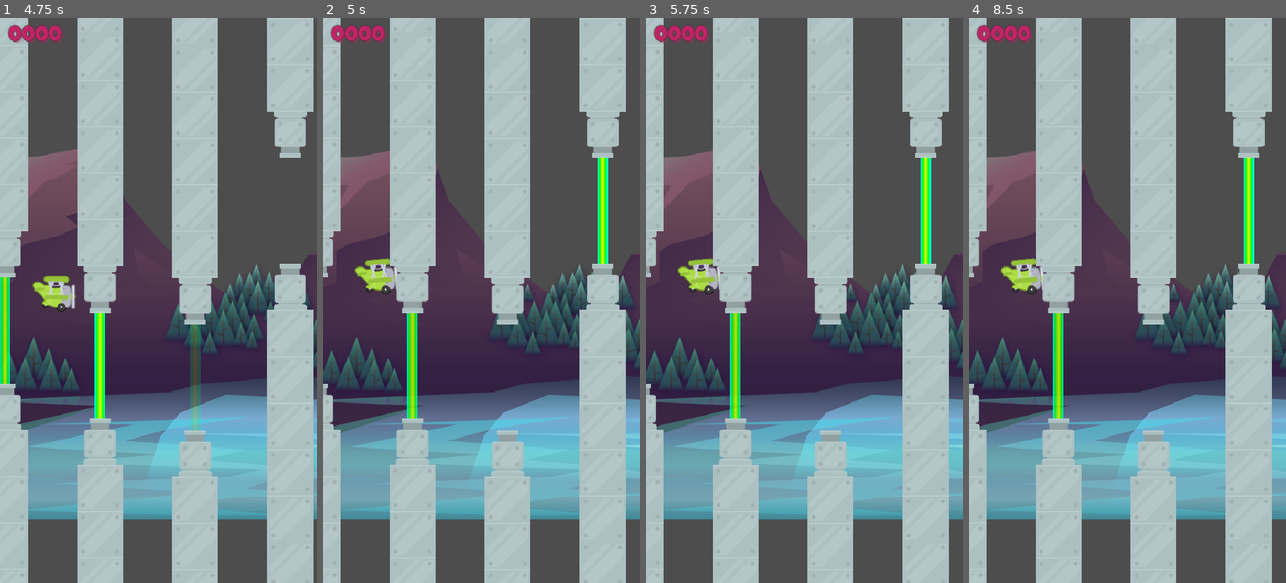
Above: before the commit, frames 1-4 (left to right).
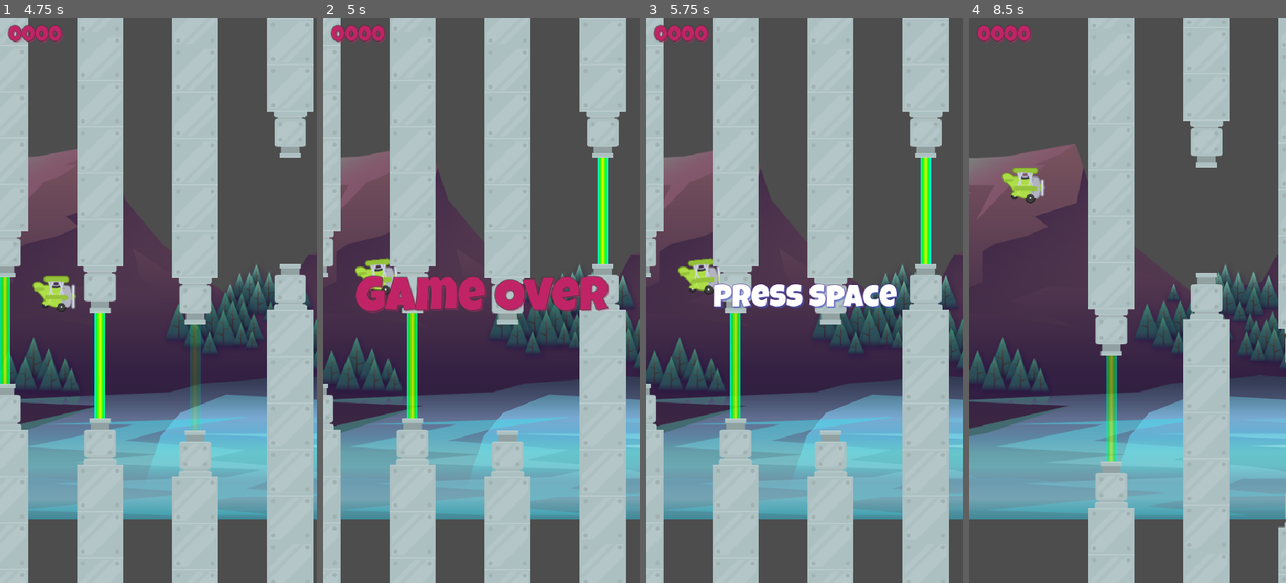
Above: after the commit, the same moments.

Repository: Peter-Pander/Tappy
Game: Godot game, scene res://Scenes/Main/Main.tscn
The game is run twice, just before and just after one commit, with the same random seed, the same clock (stepped at 60 frames per second) and the same inputs.
Inputs:
- Up to frame 1 (4.75 s): hold Space (jump) 0.53-1.28 s; tap Space (jump) at 1.35, 1.52, 1.82, 2.85, 3.02, 3.32, 4.35, 4.52 s; hold Space (jump) 2.03-2.78 s; hold Space (jump) 3.53-4.28 s
- Up to frame 2 (5 s): tap Space (jump) at 4.82 s
- Up to frame 3 (5.75 s): hold Space (jump) from 5.03 s (still down)
- Up to frame 4 (8.5 s): release Space (jump) at 5.78 s; tap Space (jump) at 5.85, 6.02, 6.32, 7.35, 7.52, 7.82 s; hold Space (jump) 6.53-7.28 s; hold Space (jump) from 8.03 s (still down)

Frame 1 is identical in both runs. In frame 2, 3.8% of the frame differs, in the area x 10-91%, y 45-53%; in frame 3, 2.1%; in frame 4, 60%, in the area x 0-100%, y 0-100%.

Commit message:
Implement proper Game Over flow
- Show 'Game Over' label when plane dies
- Add Timer node to delay restart availability
- Reveal 'Press Space' after timer timeout
- Enable restart via space only after delay (_can_press flag)
- Update GameUI.gd and GameUI.tscn to support Game Over logic

Diff:
--- a/Scenes/GameUI/GameUi.gd
+++ b/Scenes/GameUI/GameUi.gd
@@ -1,15 +1,28 @@
 extends Control
 
+@onready var game_over_label: Label = $GameOverLabel
+@onready var press_space_label: Label = $PressSpaceLabel
+@onready var timer: Timer = $Timer
+
+
+var _can_press: bool = false
 
 func _unhandled_input(event: InputEvent) -> void:
-	if event.is_action_pressed("Exit") and event.is_echo() == false:
+	if event.is_action_pressed("Exit"):
+		GameManager.load_main_scene()
+	elif _can_press == true and event.is_action_pressed("jump"):
 		GameManager.load_main_scene()
 
-# Called when the node enters the scene tree for the first time.
-func _ready() -> void:
-	pass # Replace with function body.
+func _enter_tree() -> void:
+	SignalHub.on_plane_died.connect(on_plane_died)
 
 
-# Called every frame. 'delta' is the elapsed time since the previous frame.
-func _process(_delta: float) -> void:
-	pass
+func on_plane_died() -> void:
+	game_over_label.show()
+	timer.start()
+
+
+func _on_timer_timeout() -> void:
+	_can_press = true
+	game_over_label.hide()
+	press_space_label.show()
--- a/Scenes/GameUI/GameUi.tscn
+++ b/Scenes/GameUI/GameUi.tscn
@@ -60,3 +60,9 @@
 grow_vertical = 2
 text = "Game Over"
 label_settings = ExtResource("3_556m7")
+
+[node name="Timer" type="Timer" parent="."]
+wait_time = 0.766
+one_shot = true
+
+[connection signal="timeout" from="Timer" to="." method="_on_timer_timeout"]
